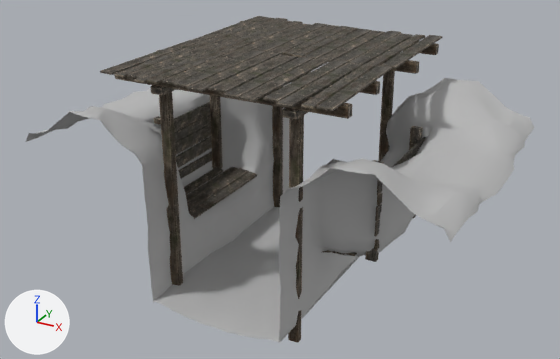
An edit to the FBX model Assets/Trenches Pack/Sources/Ground_Firebay_Double_Wood.fbx, drawn before and after from the same camera.
Camera for both pictures: a 50 mm lens placed at (4.93, -7.14, 5.91), pointed at (-0.04, 1.9, 1.39). The lights are fixed; the arrows at lower left show +X, +Y and +Z. The picture after the commit comes second. Objects named as collision shapes, trigger or cutter boxes, shadow casters or lower levels of detail are left out. Where no turn or scale is listed for an object, it has been applied to the vertices.

The first picture shows 'Ground_Firebay_Double_Wood_LOD0'.
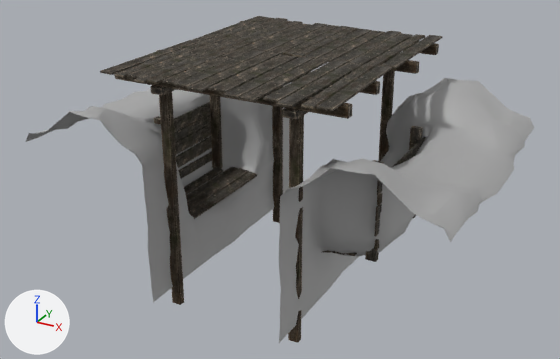
Location of each change, (x1, y1, x2, y2) in pixels of the pictures (560 x 359 px):
part 1 of me_mesh, deleted
    before: (154, 207, 360, 343)

What changed in the scene script:
```text
Add mat_ground_a_mat_005:
    mat_ground_a_mat_005 = principled_material('Ground_A_MAT.005')
    mat_ground_a_mat_005.base_color = (0.5, 0.5, 0.5)  # grey #bcbcbc
    mat_ground_a_mat_005.metallic = 0.5
    mat_ground_a_mat_005.roughness = 0.749
Add mat_wood_a_mat_005:
    mat_wood_a_mat_005 = principled_material('Wood_A_MAT.005')
    mat_wood_a_mat_005.texture = img_wood_diffuse_tif
    mat_wood_a_mat_005.metallic = 0.5
    mat_wood_a_mat_005.roughness = 0.853
Change me_mesh:
    used by ob_ground_firebay_double_wood_lod0; location = (0.0, 0.0, 0.0)
    remove me_mesh.from_pydata(...)  # 2152 vertices, 2446 faces; spans x -3.14..3.14, y -0.01..4.0, z -0.19..3.26
    remove me_mesh.materials.append(mat_wood_a_mat)  # picture img_wood_diffuse_tif
    remove me_mesh.materials.append(mat_ground_a_mat)  # grey #bcbcbc
    add me_mesh.from_pydata(...)  # 2002 vertices, 2254 faces; spans x -3.14..3.14, y -0.01..4.0, z -0.19..3.26
    me_mesh part 1: the loose piece of 150 vertices spanning x -1.0..1.0, y 0.0..4.0, z -0.03..0.16 is deleted
    add me_mesh.materials.append(mat_wood_a_mat_005)  # picture img_wood_diffuse_tif
    add me_mesh.materials.append(mat_ground_a_mat_005)  # grey #bcbcbc
```
